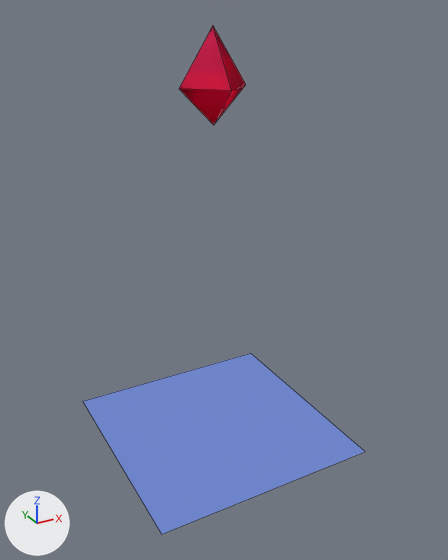
Before and after pictures for a commit that changed the Blender file Assets/ArtFull/blender/crystalboss.blend.
Rendered twice from a 50 mm camera at (-8.01, -15.15, 12.97) aimed at (0.09, -0.42, 5.61). Arrows for +X, +Y and +Z are at lower left; the lights stay in place. Mesh edges are drawn as thin lines.

Objects in the first picture: 'Crystal', 'Plane'.
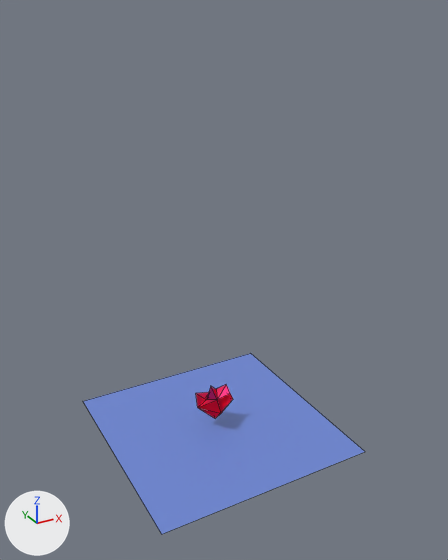
Location of each change, [x1, y1, x2, y2] in pixels of the pictures (448 x 560 px):
'Crystal', hidden
    before: [179, 26, 246, 125]
'Crystal_stage2', added
    after: [196, 385, 233, 418]

The change, as a list of edits to the scene's bpy script:
```text
Add me_cone_002:
    me_cone_002.from_pydata([(-0.59, 0.135, 0.98), (-0.072, -0.55, 1.024), (0.66, -0.022, 1.001), (0.003, 0.028, 0.405), (0.565, 0.003, 1.234), (0.43, 0.042, 1.62), (0.075, 0.081, 1.507), (-0.061, -0.255, 1.359), (0.072, 0.594, 0.959), (-0.051, 0.305, 1.315), (-0.551, 0.316, 1.423), (-0.185, -0.039, 1.797), (-0.277, 0.108, 1.211)], [], [(0, 3, 1), (1, 3, 2), (5, 4, 7), (6, 5, 7), (1, 2, 4, 7), (1, 7, 0), (7, 0, 12), (0, 8, 3), (8, 2, 3), (5, 9, 4), (6, 9, 5), (8, 9, 4, 2), (8, 0, 9), (9, 12, 10), (12, 9, 6), (6, 7, 11), (7, 12, 11), (12, 6, 11), (0, 9, 10), (12, 0, 10)])
    me_cone_002.materials.append(mat_crystal)
Change ob_crystal:
    ob_crystal.location: (0.0, 0.0, 10.05) -> (0.0, 0.0, 0.05)
    add ob_crystal.hide_render = True
Add ob_crystal_stage2:
    ob_crystal_stage2 = bpy.data.objects.new('Crystal_stage2', me_cone_002)
    ob_crystal_stage2.location = (0.0, 0.0, 0.0)
```
